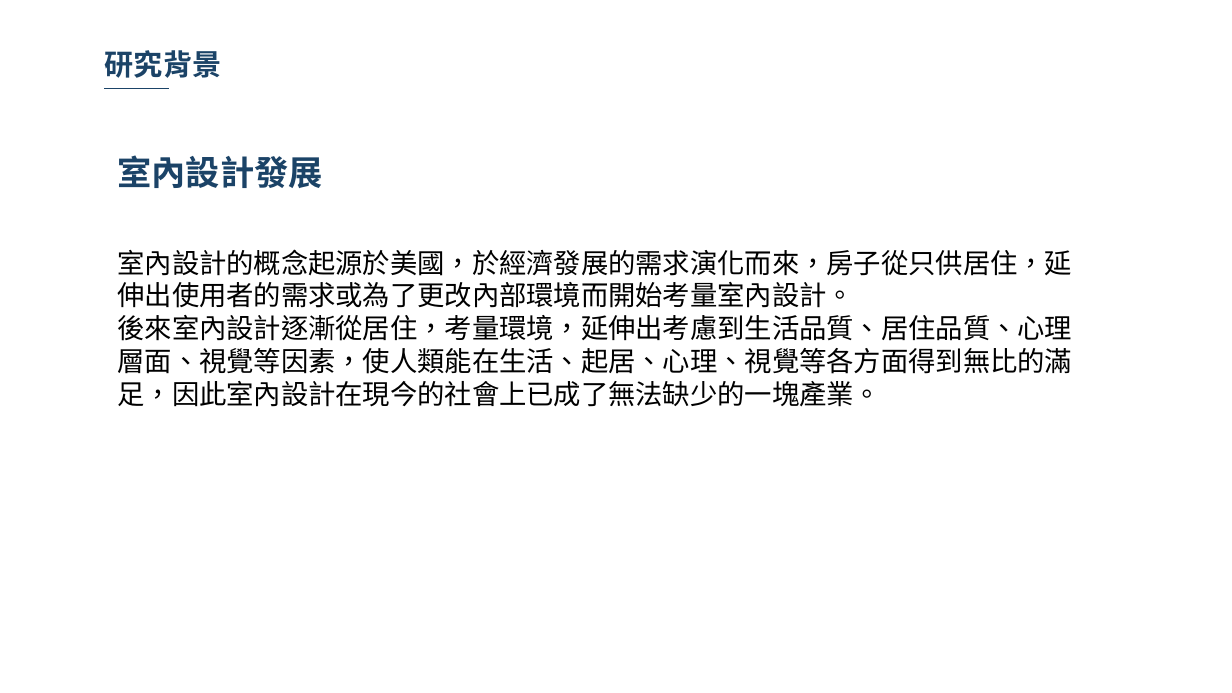
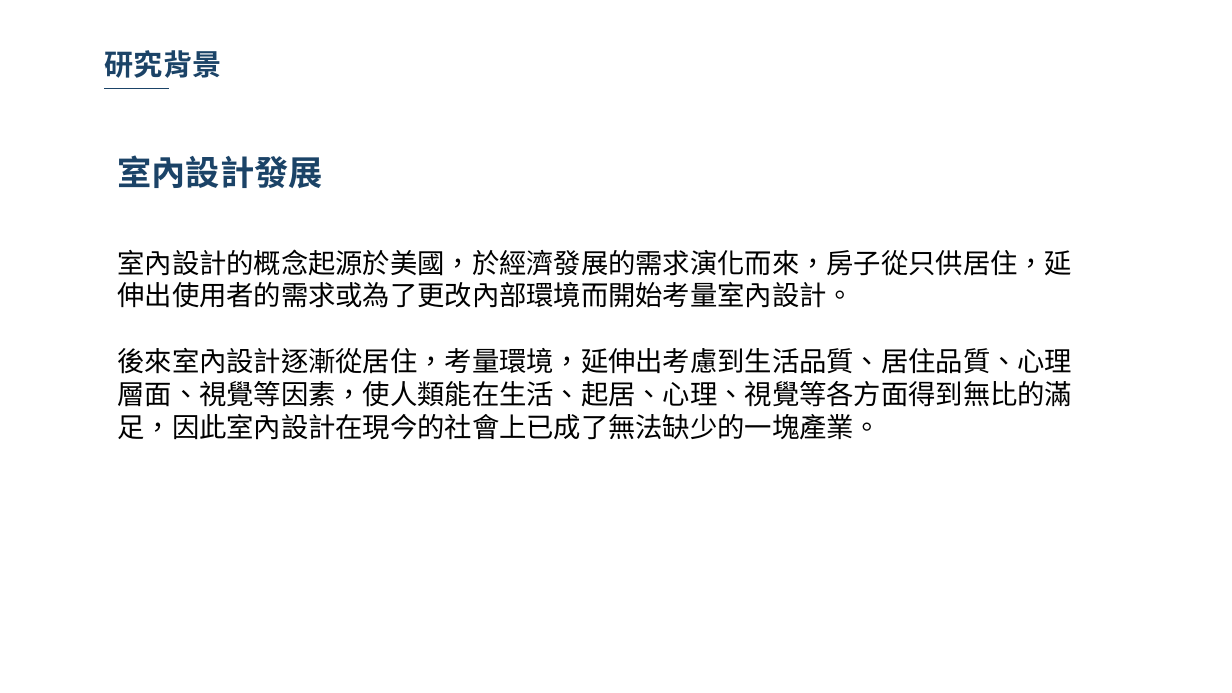
Before and after one commit to 10994015/paper, a slide deck: slide 4 of 論文/論文寫作期末報告.pptx. Drawn at 1232x693 pixels with LibreOffice and Linux fonts; fonts in the diff are those of the drawing; background and template pictures are left out. Boxes give left, top, right and bottom in pixels: in the first picture for what was removed or moved away, otherwise in the second. Text is boxed around its words. In the diff, an @@ line names an element or a change of style, - is before the commit and + after.

```diff
--- a/論文/論文寫作期末報告.pptx
+++ b/論文/論文寫作期末報告.pptx
@@ text "室內設計的概念起源於美國，於經濟發展的需求演化而來，房子從只供居住，延伸出使用者的需求或為了更改內部環境而開始考量室內設 ..." rewrapped from <box>117,249,1072,407</box> to <box>117,249,1072,440</box> @@
```
Also in this commit, not shown: 8 other slides changed, 1 slide added, 1 other file.
